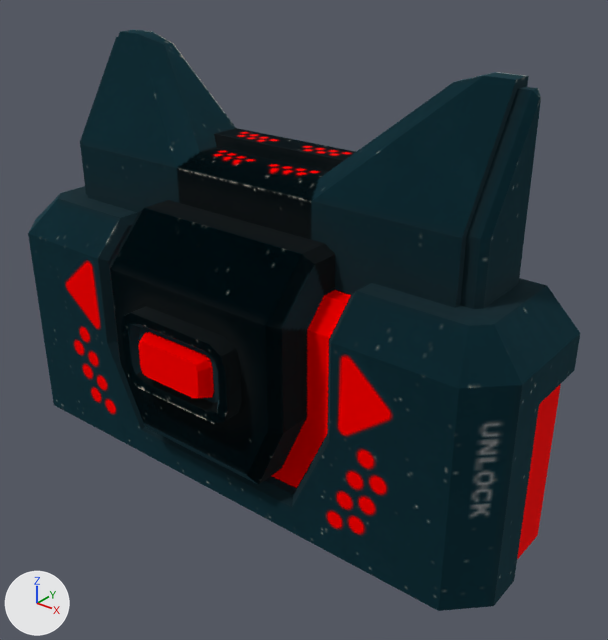
A saved change to the glTF model models/cyber-temple-matrix/capsule_base.glb.
Camera for both pictures: a 50 mm lens placed at (2.51, -3.11, 2.62), pointed at (0.28, -0.33, 0.89). Lighting does not change. The marker at lower left points along +X, +Y and +Z. Objects named as collision shapes, trigger or cutter boxes, shadow casters or lower levels of detail are left out. Where no turn or scale is listed for an object, it has been applied to the vertices.

Script lines for the objects in view, before the commit:
```python
mat_default = bpy.data.materials.new('default')
mat_default.use_nodes = True; mat_default.node_tree.nodes.clear()
_N = mat_default.node_tree.nodes; _L = mat_default.node_tree.links
n0 = _N.new('ShaderNodeBsdfPrincipled'); n0.name = 'Principled BSDF'
n0.inputs[1].default_value = 1.0  # 'Metallic'
n0.inputs[2].default_value = 1.0  # 'Roughness'
n1 = _N.new('ShaderNodeOutputMaterial'); n1.name = 'Material Output'
n2 = _N.new('ShaderNodeTexImage'); n2.name = 'Image Texture'
n2.image = img_blobhttps__sandbox_image
n3 = _N.new('ShaderNodeTexImage'); n3.name = 'Image Texture.001'
n3.image = img_blobhttps__sandbox_image_001
_L.new(n0.outputs[0], n1.inputs[0])  # 'BSDF' to 'Surface'
_L.new(n2.outputs[0], n0.inputs[27])  # 'Color' to 'Emission Color'
_L.new(n3.outputs[0], n0.inputs[0])  # 'Color' to 'Base Color'
me_mesh_0 = bpy.data.meshes.new('Mesh_0')
me_mesh_0.from_pydata(...)  # 272 vertices, 480 faces; spans x -1.47..1.47, y -0.94..0.0, z 0.0..2.06
me_mesh_0.materials.append(mat_default)
ob_foot_base_capsoline_001_001 = bpy.data.objects.new('Foot_Base_Capsoline_001.001', me_mesh_0)
ob_foot_base_capsoline_001_001.location = (0.0, 0.0, 0.0)
```
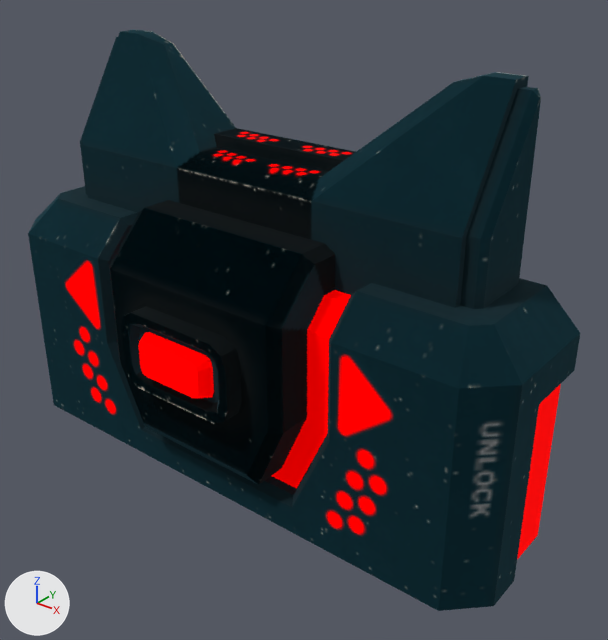
Pixel boxes (x1, y1, x2, y2) of what changed, in the pictures (608 x 640 px):
'Foot_Base_Capsoline_001.001', surface changed: (62, 129, 563, 562) in both

The change, as a list of edits to the scene's bpy script:
```text
Change mat_default:
    where n0 = _N.new('ShaderNodeBsdfPrincipled'); n0.name = 'Principled BSDF'
    add n0.inputs[28].default_value = 0.5  # 'Emission Strength'
```
